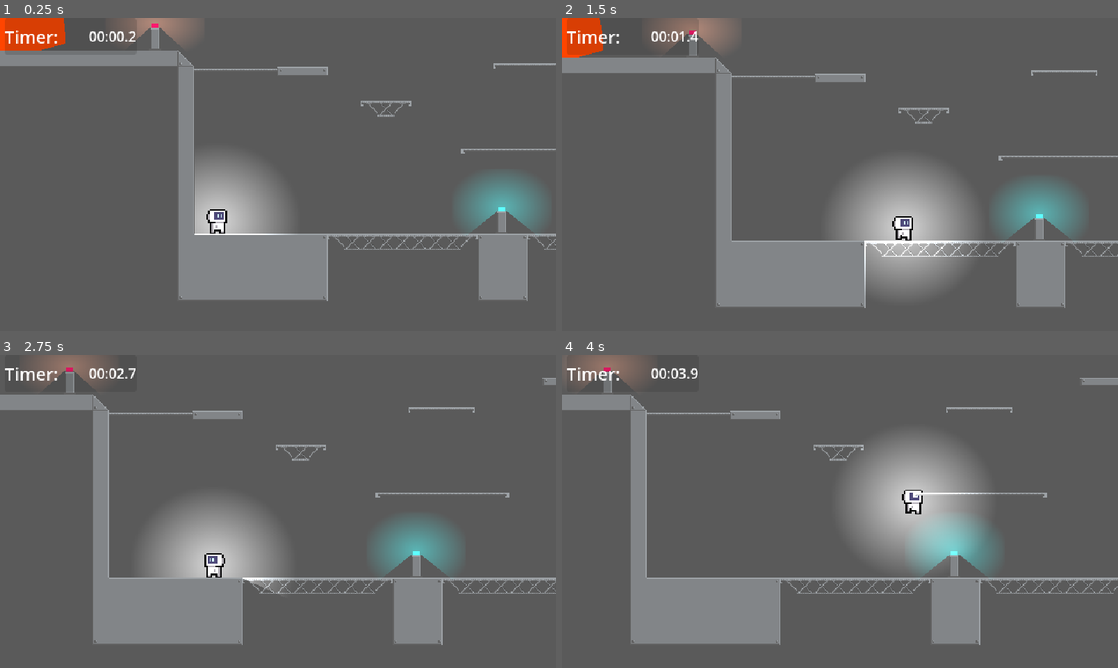
Above: before the commit, frames 1-4 (two rows, left to right).
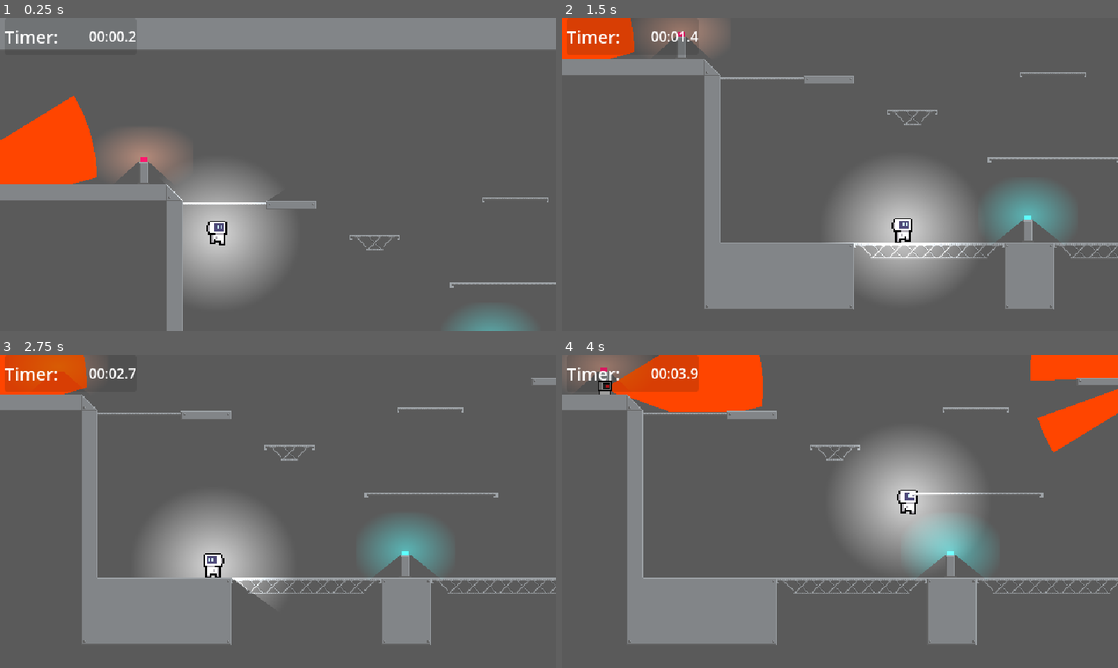
Above: after the commit, the same moments.

Repository: SawolTesf/ByteBound
Game: Godot game, scene res://Scenes/Levels/level_00.tscn
The game is run twice, just before and just after one commit, with the same random seed, the same clock (stepped at 60 frames per second) and the same inputs. This scene is started directly instead of the project's main scene.
Inputs:
- Up to frame 1 (0.25 s): no input
- Up to frame 2 (1.5 s): tap Enter (ui_accept) at 0.5, 0.77 s; hold Shift (dash) 0.53-1.28 s; hold Right (ui_right) from 0.53 s (still down); tap Ctrl (crouch) at 1.35 s
- Up to frame 3 (2.75 s): tap Enter (ui_accept) at 1.52 s; tap Shift (dash) at 1.55 s; release Right (ui_right) at 2.03 s; hold Left (ui_left) from 2.03 s (still down); hold Shift (dash) from 2.03 s (still down)
- Up to frame 4 (4 s): release Left (ui_left) at 2.78 s; release Shift (dash) at 2.78 s; hold Right (ui_right) from 2.78 s (still down); tap E (interact) at 2.85 s; tap Enter (ui_accept) at 3.02, 3.77 s; tap Shift (dash) at 3.05 s; hold Shift (dash) from 3.53 s (still down); tap T (throw) at 3.6 s

The runs differ from the first frame. In frame 1, 30% of the frame differs, in the area x 0-100%, y 0-100%; in frame 2, 8.1%; in frame 3, 7.7%; in frame 4, 9.6%.
Error in both runs: Trying to return value of type "String" from a function whose return type is "int". (res://Autoloads/Debug.gd:90)

Commit message:
Re setup enemy move stats on lvl 0-2

Diff:
--- a/game/Scenes/Levels/level_00.tscn
+++ b/game/Scenes/Levels/level_00.tscn
@@ -12,14 +12,14 @@
 [ext_resource type="PackedScene" uid="uid://36pkp13b1yer" path="res://Scripts/Objects/Platforms/Oneway/OneWayPlatform.tscn" id="10_8xhmy"]
 [ext_resource type="Script" path="res://Scenes/Levels/panning_camera.gd" id="11_k53sh"]
 
-[sub_resource type="Resource" id="Resource_f1h5d"]
+[sub_resource type="Resource" id="Resource_aasnk"]
 resource_local_to_scene = true
 script = ExtResource("9_tjvev")
-can_move = false
-can_idle = false
-idle_time = 4.0
-move_time = 4.0
-starting_dir = 1
+can_move = true
+can_idle = true
+idle_time = 2.0
+move_time = 2.0
+starting_dir = -1
 advanced_movement = false
 multi_jump = false
 enable_dash = false
@@ -41,13 +41,13 @@
 dash_cooldown = 4.0
 dash_distance = 100.0
 
-[sub_resource type="Resource" id="Resource_4jmkx"]
+[sub_resource type="Resource" id="Resource_hjg7a"]
 resource_local_to_scene = true
 script = ExtResource("9_tjvev")
-can_move = false
-can_idle = false
-idle_time = 4.0
-move_time = 4.0
+can_move = true
+can_idle = true
+idle_time = 2.0
+move_time = 2.0
 starting_dir = 1
 advanced_movement = false
 multi_jump = false
@@ -130,22 +130,18 @@
 
 [node name="Enemy2" parent="Enemies" index="0" instance=ExtResource("8_c3ue0")]
 position = Vector2(733, 130)
-movement = SubResource("Resource_f1h5d")
-idle_duration = 1.0
-move_duration = 1.3
+movement_stats = SubResource("Resource_aasnk")
 sight_distance = 150.0
 sight_angle = 70.0
 
 [node name="Enemy" parent="Enemies" index="1" instance=ExtResource("8_c3ue0")]
-position = Vector2(-259, 144)
-movement = SubResource("Resource_4jmkx")
-idle_duration = 1.0
-move_duration = 1.3
+position = Vector2(-218, 150)
+movement_stats = SubResource("Resource_hjg7a")
 sight_distance = 150.0
 sight_angle = 70.0
 
 [node name="Player" parent="Characters" index="0"]
-position = Vector2(38, 309)
+position = Vector2(49, 178)
 
 [node name="Key" parent="Collectables" index="0"]
 position = Vector2(575, 184)
@@ -182,3 +178,5 @@
 position = Vector2(568, 296)
 zoom = Vector2(3.49, 3.185)
 script = ExtResource("11_k53sh")
+
+[editable path="Enemies/Enemy"]
--- a/game/Scenes/Levels/level_01.tscn
+++ b/game/Scenes/Levels/level_01.tscn
@@ -11,10 +11,9 @@
 [ext_resource type="Script" path="res://Scripts/Components/Movement/move_stats.gd" id="9_6l6bg"]
 [ext_resource type="PackedScene" uid="uid://b5awsjbb8w6pi" path="res://Scripts/Objects/ThrowableObjects/ThrowableObject.tscn" id="9_rlg5w"]
 
-[sub_resource type="Resource" id="Resource_ucykb"]
-resource_local_to_scene = true
+[sub_resource type="Resource" id="Resource_t8bvs"]
 script = ExtResource("9_6l6bg")
-can_move = false
+can_move = true
 can_idle = false
 idle_time = 4.0
 move_time = 4.0
@@ -103,9 +102,8 @@
 
 [node name="Enemy" parent="Enemies" index="0" instance=ExtResource("6_glck4")]
 position = Vector2(771, 321)
-movement = SubResource("Resource_ucykb")
+movement_stats = SubResource("Resource_t8bvs")
 sight_distance = 150.0
-can_idle = false
 
 [node name="GroundLayer" parent="Terrain" index="0"]
 tile_map_data = PackedByteArray("AAAAABUAAQABAAEAAAAAABYAAQABAAIAAAAAABcAAQABAAIAAAAAABgAAQABAAIAAAAAABkAAQABAAIAAAAAAB …(22288 unchanged characters)…
--- a/game/Scenes/Levels/level_02.tscn
+++ b/game/Scenes/Levels/level_02.tscn
@@ -6,16 +6,43 @@
 [ext_resource type="PackedScene" uid="uid://1qa8vshk26o3" path="res://Scripts/Objects/Hazards/Lazers/RedLaser/RedLazer.tscn" id="2_w7oxu"]
 [ext_resource type="PackedScene" uid="uid://bbgh8q32oohdc" path="res://Scripts/Objects/Hazards/Lazers/BlueLazer/BlueLazer.tscn" id="3_fb50h"]
 [ext_resource type="PackedScene" uid="uid://bbnivbfgvtu3c" path="res://Scripts/Actors/Enemy/Enemy.tscn" id="4_3ijp6"]
-[ext_resource type="Script" uid="uid://krgx50cxctd0" path="res://Scripts/Components/Movement/move_stats.gd" id="5_mosd4"]
+[ext_resource type="Script" path="res://Scripts/Components/Movement/move_stats.gd" id="5_mosd4"]
 [ext_resource type="PackedScene" uid="uid://bgcbd2ho8pv1d" path="res://Scripts/Objects/Buttons/Pedestals/RedPedestal/RedPedestal.tscn" id="7_1pbmr"]
 [ext_resource type="PackedScene" uid="uid://dveonqmfkatdx" path="res://Scripts/Objects/MovableSquare/MovableSquare.tscn" id="8_8p6gn"]
 [ext_resource type="PackedScene" uid="uid://btec7li76t31c" path="res://Scripts/Objects/Buttons/Pedestals/GreenPedestal/GreenPedestal.tscn" id="9_8yh6r"]
 
-[sub_resource type="Resource" id="Resource_26dc5"]
-resource_local_to_scene = true
+[sub_resource type="Resource" id="Resource_20qlo"]
+script = ExtResource("5_mosd4")
+can_move = true
+can_idle = true
+idle_time = 1.0
+move_time = 3.0
+starting_dir = 1
+advanced_movement = false
+multi_jump = false
+enable_dash = false
+ground_speed = 100.0
+air_speed = 50.0
+ground_acceleration = 80.0
+air_acceleration = 20.0
+ground_decceleration = 50.0
+air_decceleratoin = 80.0
+gravity = 980.0
+fast_fall_gravity = 1500.0
+jump_height = -400.0
+max_jumps = 1
+multi_jump_height_multiplier = 0.8
+coyote_jump_time = 0.5
+jump_buffer_time = 0.2
+dash_multipler = 2.0
+dash_duration = 2.0
+dash_cooldown = 4.0
+dash_distance = 100.0
+
+[sub_resource type="Resource" id="Resource_jet1e"]
 script = ExtResource("5_mosd4")
 can_move = false
-can_idle = false
+can_idle = true
 idle_time = 4.0
 move_time = 4.0
 starting_dir = 1
@@ -40,40 +67,10 @@
 dash_cooldown = 4.0
 dash_distance = 100.0
 
-[sub_resource type="Resource" id="Resource_vurua"]
-resource_local_to_scene = true
+[sub_resource type="Resource" id="Resource_uafy1"]
 script = ExtResource("5_mosd4")
 can_move = false
-can_idle = false
-idle_time = 4.0
-move_time = 4.0
-starting_dir = 1
-advanced_movement = false
-multi_jump = false
-enable_dash = false
-ground_speed = 100.0
-air_speed = 50.0
-ground_acceleration = 80.0
-air_acceleration = 20.0
-ground_decceleration = 50.0
-air_decceleratoin = 80.0
-gravity = 980.0
-fast_fall_gravity = 1500.0
-jump_height = -400.0
-max_jumps = 1
-multi_jump_height_multiplier = 0.8
-coyote_jump_time = 0.5
-jump_buffer_time = 0.2
-dash_multipler = 2.0
-dash_duration = 2.0
-dash_cooldown = 4.0
-dash_distance = 100.0
-
-[sub_resource type="Resource" id="Resource_7bcta"]
-resource_local_to_scene = true
-script = ExtResource("5_mosd4")
-can_move = false
-can_idle = false
+can_idle = true
 idle_time = 4.0
 move_time = 4.0
 starting_dir = 1
@@ -136,21 +133,16 @@
 
 [node name="Enemy" parent="Characters/Enemies" index="0" instance=ExtResource("4_3ijp6")]
 position = Vector2(610, 213)
-movement = SubResource("Resource_26dc5")
-idle_duration = 0.5
-move_duration = 3.0
+movement_stats = SubResource("Resource_20qlo")
 
 [node name="Enemy2" parent="Characters/Enemies" index="1" instance=ExtResource("4_3ijp6")]
 position = Vector2(718, 310)
-movement = SubResource("Resource_vurua")
-can_move = false
+movement_stats = SubResource("Resource_jet1e")
 
 [node name="Enemy3" parent="Characters/Enemies" index="2" instance=ExtResource("4_3ijp6")]
 position = Vector2(704, 118)
-movement = SubResource("Resource_7bcta")
-idle_duration = 3.0
+movement_stats = SubResource("Resource_uafy1")
 sight_distance = 80.0
-can_move = false
 
 [node name="Key" parent="Collectables" index="0"]
 position = Vector2(718, 278)
--- a/game/Scenes/test_level.tscn
+++ b/game/Scenes/test_level.tscn
@@ -1,41 +1,10 @@
-[gd_scene load_steps=9 format=4 uid="uid://cnvqs74bujyhb"]
+[gd_scene load_steps=6 format=4 uid="uid://cnvqs74bujyhb"]
 
 [ext_resource type="PackedScene" uid="uid://dj33b6ynfouwy" path="res://Scenes/Level_Template.tscn" id="1_el2di"]
 [ext_resource type="PackedScene" uid="uid://biuxaol52s4r8" path="res://Scripts/Objects/Buttons/PressurePlates/BluePressurePlate/BluePressurePlate.tscn" id="2_14mmr"]
 [ext_resource type="PackedScene" uid="uid://36pkp13b1yer" path="res://Scripts/Objects/Platforms/Oneway/OneWayPlatform.tscn" id="2_xnktr"]
-[ext_resource type="PackedScene" uid="uid://b5awsjbb8w6pi" path="res://Scripts/Objects/ThrowableObjects/ThrowableObject.tscn" id="3_l8gwj"]
 [ext_resource type="PackedScene" uid="uid://bbnivbfgvtu3c" path="res://Scripts/Actors/Enemy/Enemy.tscn" id="4_j1gdk"]
-[ext_resource type="Script" uid="uid://krgx50cxctd0" path="res://Scripts/Components/Movement/move_stats.gd" id="5_81st2"]
-[ext_resource type="PackedScene" uid="uid://dveonqmfkatdx" path="res://Scripts/Objects/MovableSquare/MovableSquare.tscn" id="6_d5meh"]
-
-[sub_resource type="Resource" id="Resource_fh7g2"]
-resource_local_to_scene = true
-script = ExtResource("5_81st2")
-can_move = false
-can_idle = false
-idle_time = 4.0
-move_time = 4.0
-starting_dir = 1
-advanced_movement = false
-multi_jump = false
-enable_dash = false
-ground_speed = 100.0
-air_speed = 50.0
-ground_acceleration = 80.0
-air_acceleration = 20.0
-ground_decceleration = 50.0
-air_decceleratoin = 80.0
-gravity = 980.0
-fast_fall_gravity = 1500.0
-jump_height = -400.0
-max_jumps = 1
-multi_jump_height_multiplier = 0.8
-coyote_jump_time = 0.5
-jump_buffer_time = 0.2
-dash_multipler = 2.0
-dash_duration = 2.0
-dash_cooldown = 4.0
-dash_distance = 100.0
+[ext_resource type="Resource" uid="uid://cl15epbgotcko" path="res://Scripts/Actors/Enemy/base_enemy_move_stats.tres" id="4_kw0o7"]
 
 [node name="TestLevel" instance=ExtResource("1_el2di")]
 
@@ -60,38 +29,10 @@
 [node name="Player" parent="Characters" index="0"]
 position = Vector2(249, 68)
 
+[node name="Enemy" parent="Characters" index="1" instance=ExtResource("4_j1gdk")]
+position = Vector2(146, 235)
+movement_stats = ExtResource("4_kw0o7")
+
 [node name="OneWayPlatform" parent="." index="7" instance=ExtResource("2_xnktr")]
 position = Vector2(472, 200)
 scale = Vector2(2, 1)
-
-[node name="ThrowableObject" parent="." index="8" instance=ExtResource("3_l8gwj")]
-z_index = 3
-position = Vector2(160, 240)
-
-[node name="ThrowableObject2" parent="." index="9" instance=ExtResource("3_l8gwj")]
-z_index = 3
-position = Vector2(496, 152)
-
-[node name="ThrowableObject3" parent="." index="10" instance=ExtResource("3_l8gwj")]
-z_index = 3
-position = Vector2(-32, 248)
-
-[node name="ThrowableObject4" parent="." index="11" instance=ExtResource("3_l8gwj")]
-z_index = 3
-position = Vector2(272, 248)
-
-[node name="Enemy" parent="." index="12" instance=ExtResource("4_j1gdk")]
-position = Vector2(912, 48)
-movement = SubResource("Resource_fh7g2")
-
-[node name="MovableSquare" parent="." index="13" instance=ExtResource("6_d5meh")]
-position = Vector2(768, 256)
-
-[editable path="ThrowableObject"]
-[editable path="ThrowableObject/HitBox"]
-[editable path="ThrowableObject2"]
-[editable path="ThrowableObject2/HitBox"]
-[editable path="ThrowableObject3"]
-[editable path="ThrowableObject3/HitBox"]
-[editable path="ThrowableObject4"]
-[editable path="ThrowableObject4/HitBox"]
--- a/game/Scripts/Actors/Enemy/Enemy.tscn
+++ b/game/Scripts/Actors/Enemy/Enemy.tscn
@@ -133,7 +133,6 @@
 patrol = NodePath("../Patrol")
 idle = NodePath(".")
 chase = NodePath("../Chase")
-animation_name = null
 
 [node name="Patrol" type="Node" parent="StateMachine" node_paths=PackedStringArray("idle", "patrol", "chase")]
 script = ExtResource("6_la3kd")
--- a/game/Scripts/Actors/Enemy/EnemyStates/idle.gd
+++ b/game/Scripts/Actors/Enemy/EnemyStates/idle.gd
@@ -23,7 +23,7 @@
 	if not in_idle:
 		# if the enemy is allowed to move and the idle is over
 		if move_stats.can_move:
-			parent.dir = -parent.dir
+			#parent.dir = -parent.dir
 			return patrol
 		# if the enemy can only idle and the current idle is over.
 		if not move_stats.can_move and move_stats.can_idle:
--- a/game/Scripts/Actors/Enemy/base_enemy_move_stats.tres
+++ b/game/Scripts/Actors/Enemy/base_enemy_move_stats.tres
@@ -1,12 +1,12 @@
 [gd_resource type="Resource" script_class="MoveStats" load_steps=2 format=3 uid="uid://cl15epbgotcko"]
 
-[ext_resource type="Script" uid="uid://krgx50cxctd0" path="res://Scripts/Components/Movement/move_stats.gd" id="1_bp7pb"]
+[ext_resource type="Script" path="res://Scripts/Components/Movement/move_stats.gd" id="1_bp7pb"]
 
 [resource]
 resource_local_to_scene = true
 script = ExtResource("1_bp7pb")
-can_move = false
-can_idle = false
+can_move = true
+can_idle = true
 idle_time = 4.0
 move_time = 4.0
 starting_dir = 1
